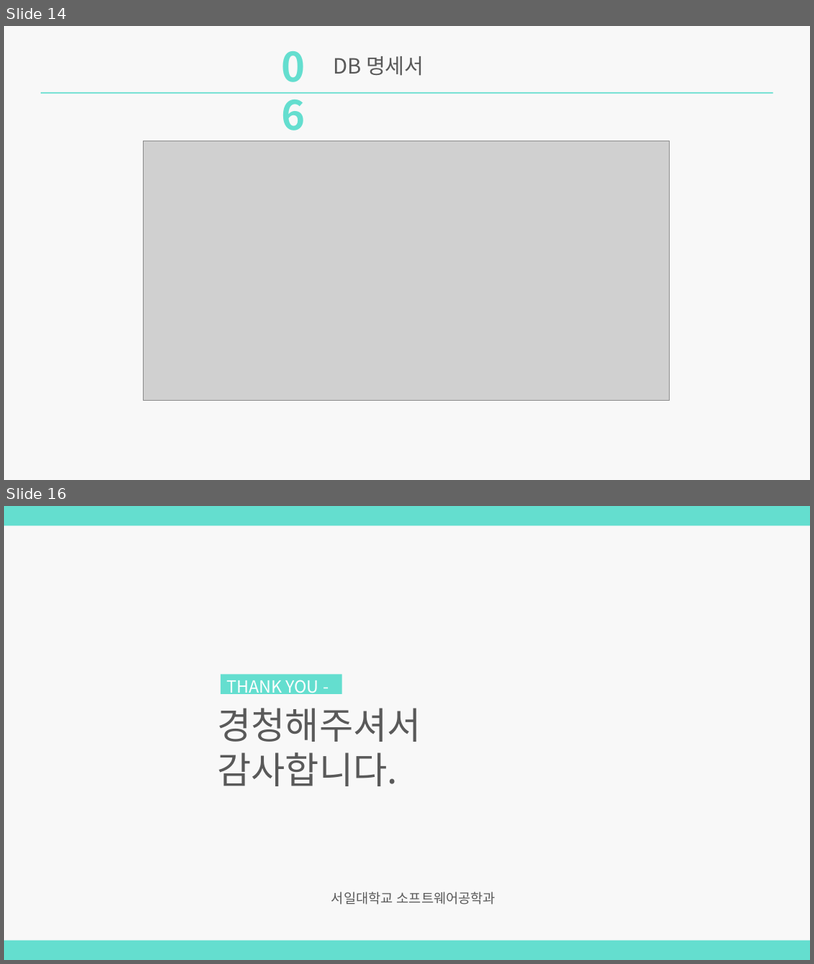
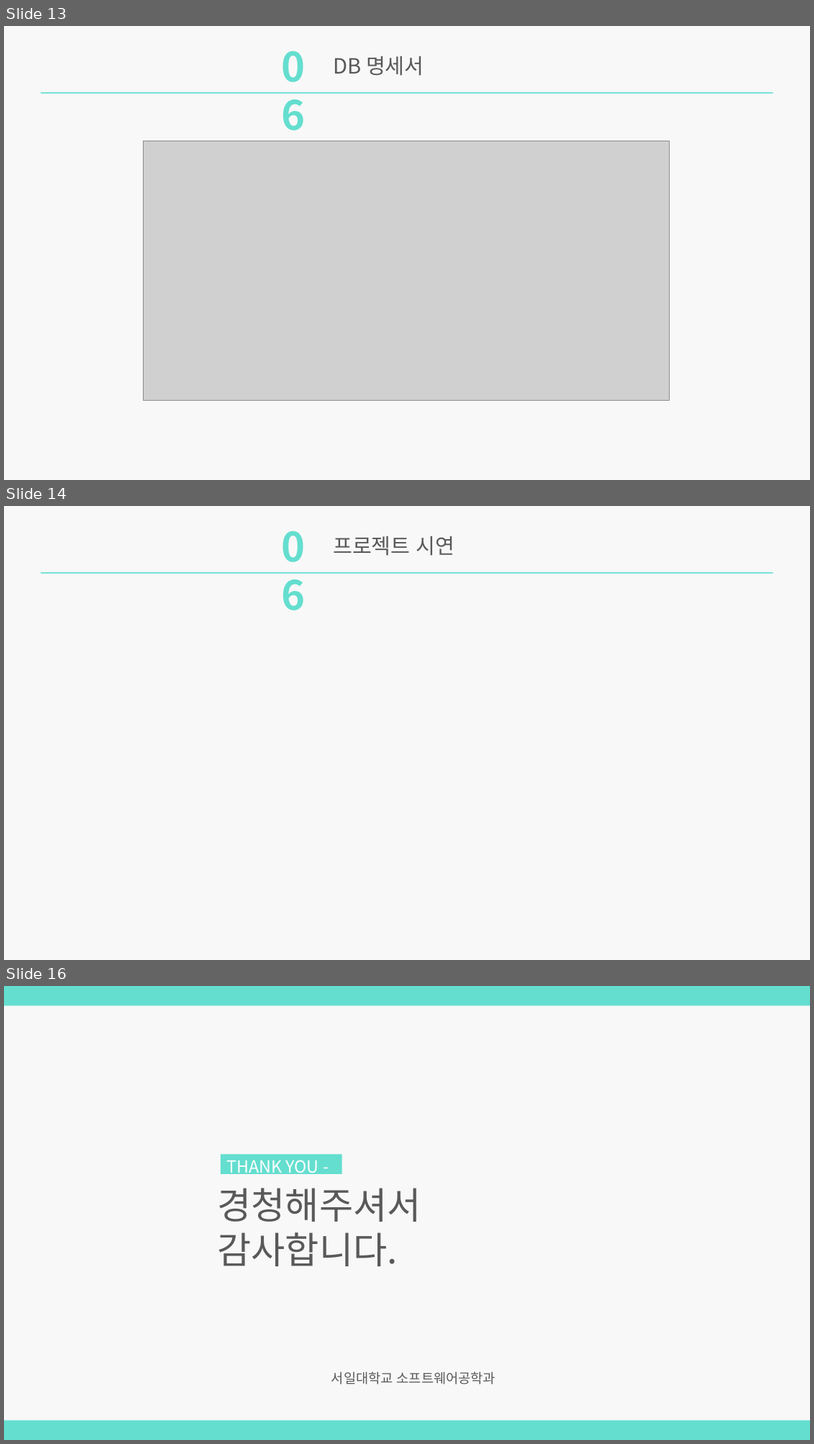
Before and after one commit to ProjectKM1/JavaProject, a slide deck: 발표자료/발표자료.pptx. Shown one above the other, each under a label of ours: slides 14 and 16 before the commit, slides 13, 14 and 16 after it; the slides between them are not shown. The pictures are 814x964 and 814x1444 pixels, drawn with LibreOffice and Linux fonts; fonts in the diff are those of the drawing; grey boxes stand for pictures. Boxes give left, top, right and bottom in pixels: in the first picture for what was removed or moved away, otherwise in the second. Text is boxed around its words. In the diff, an @@ line names an element or a change of style, - is before the commit and + after.

```diff
--- a/발표자료/발표자료.pptx
+++ b/발표자료/발표자료.pptx
@@ slide 14 added at [4, 506, 810, 960], background #F2F2F2 at 50% opacity @@
@@ text added at [275, 519, 334, 573], 48 pt, text #64DECF, bold @@
+06
@@ text added at [333, 536, 455, 556], 25 pt, text #595959 @@
+프로젝트 시연
@@ rectangle added at [41, 572, 774, 573], fill #64DECF @@
@@ what was slide 14 is now slide 13 @@
```
Also in this commit, not shown: 6 slides changed, 1 other slide added, 2 slides removed, 1 other file.
